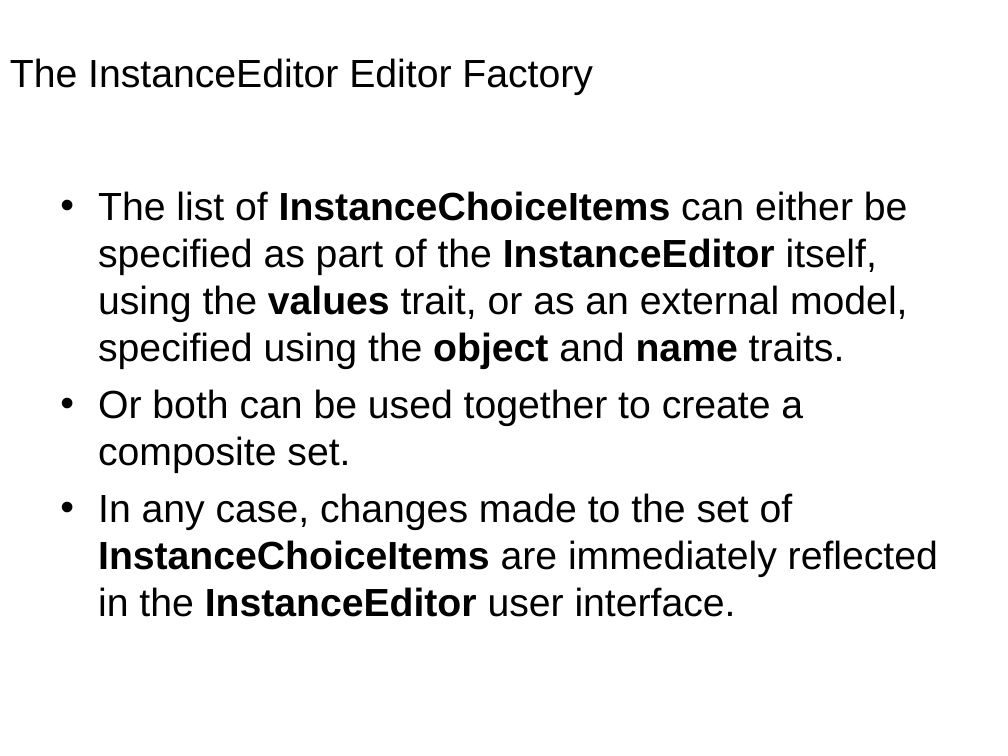
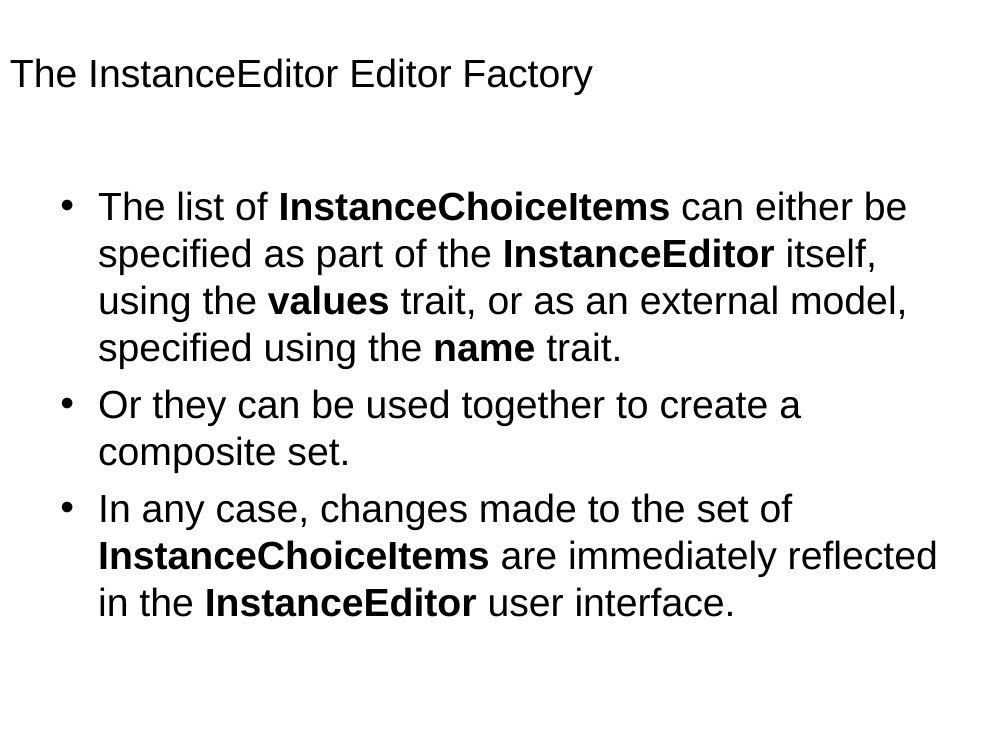
Before and after one commit to enthought/traits, a slide deck: slide 85 of enthought/traits/doc/traits_ui.ppt (slide 84 before the commit). Drawn at 1008x756 pixels with LibreOffice and Linux fonts; fonts in the diff are those of the drawing; background and template pictures are left out. Boxes give left, top, right and bottom in pixels: in the first picture for what was removed or moved away, otherwise in the second. Text is boxed around its words. In the diff, an @@ line names an element or a change of style, - is before the commit and + after.

Commit message:
Updated the Traits UI powerpoint presentation.

```diff
--- a/enthought/traits/doc/traits_ui.ppt
+++ b/enthought/traits/doc/traits_ui.ppt
@@ text at box(98, 191, 908, 473): text changed @@
-• The list of InstanceChoiceItems can either be specified as part of the InstanceEditor itself, using the values trait, or as an external model, specified using the object and name traits.
-• Or both can be used together to create a composite set.
+• The list of InstanceChoiceItems can either be specified as part of the InstanceEditor itself, using the values trait, or as an external model, specified using the name trait.
+• Or they can be used together to create a composite set.
```
Also in this commit, not shown: 19 other slides changed, 1 slide added.
